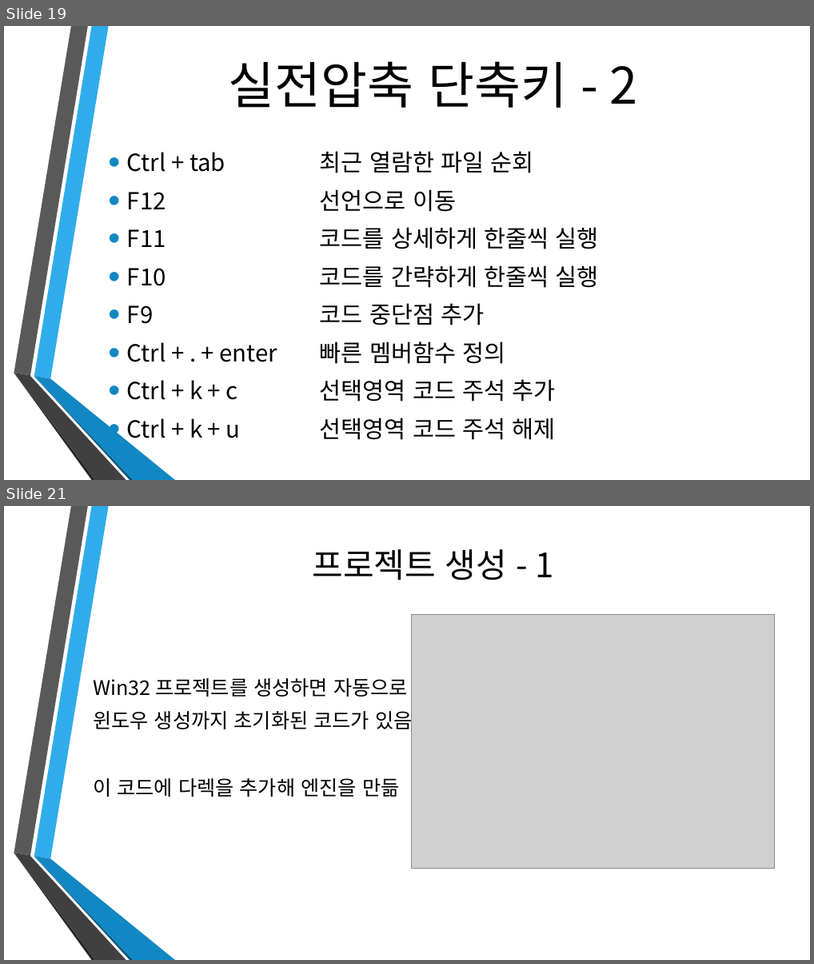
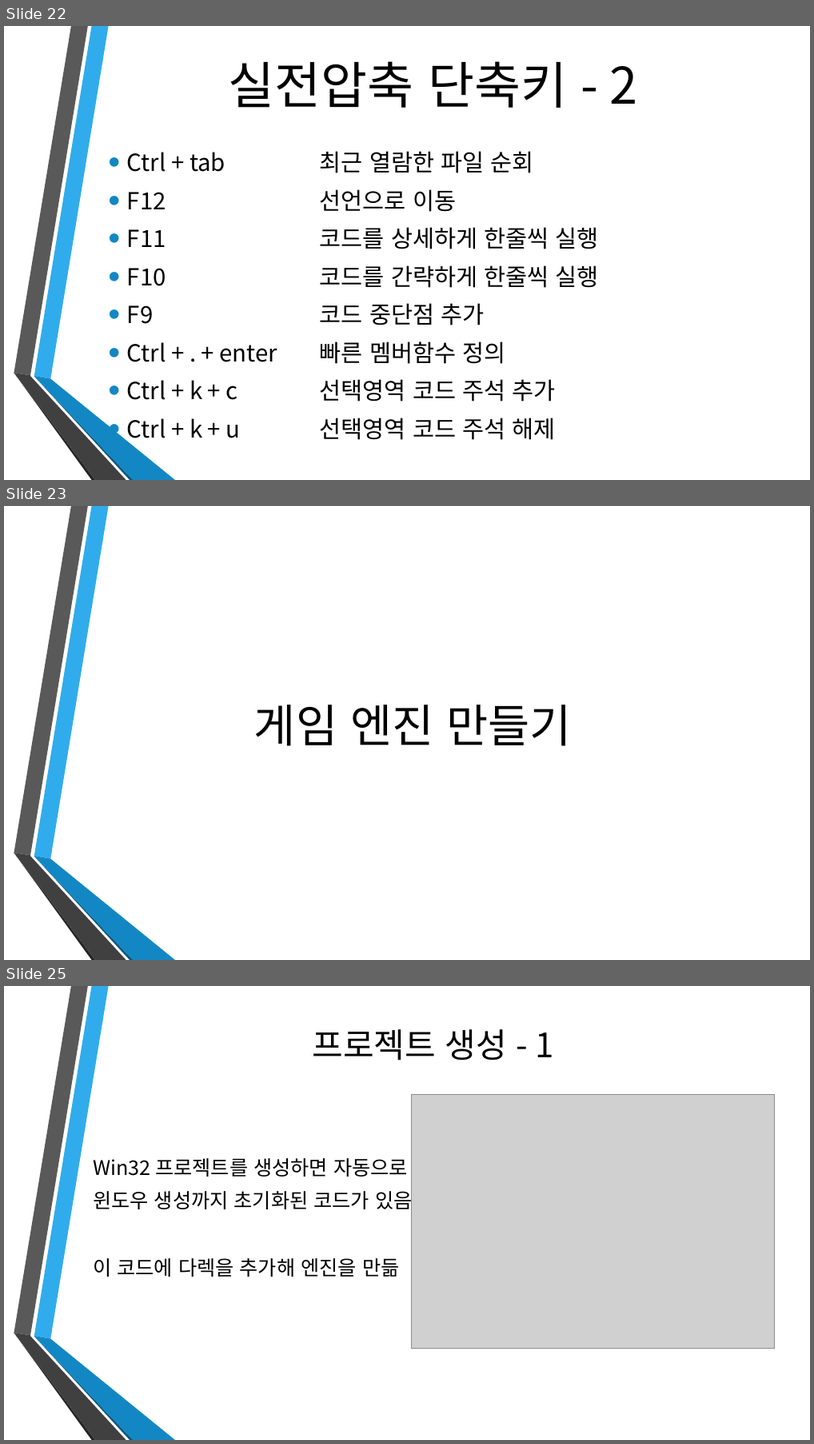
Before and after one commit to dat0613/AnioneHighSchoolPPT, a slide deck: 애니원 고등학교 강의 자료1.pptx. Shown one above the other, each under a label of ours: slides 19 and 21 before the commit, slides 22, 23 and 25 after it; the slides between them are not shown. The pictures are 814x964 and 814x1444 pixels, drawn with LibreOffice and Linux fonts; fonts in the diff are those of the drawing; grey boxes stand for pictures; background and template pictures are left out. Boxes give left, top, right and bottom in pixels: in the first picture for what was removed or moved away, otherwise in the second. Text is boxed around its words. In the diff, an @@ line names an element or a change of style, - is before the commit and + after.

```diff
--- a/애니원 고등학교 강의 자료1.pptx
+++ b/애니원 고등학교 강의 자료1.pptx
@@ slide 23 added at (x1=4, y1=506, x2=810, y2=960), background picture (left out); not listed: 6 template elements that a slide beside it also shows @@
@@ title added at (x1=254, y1=704, x2=571, y2=746), 54 pt, text #000000 @@
+게임 엔진 만들기
@@ what was slide 19 is now slide 22 @@
@@ what was slide 21 is now slide 25 @@
```
Also in this commit, not shown: 3 slides changed, 3 other slides added, 5 slides removed, 1 other file.
